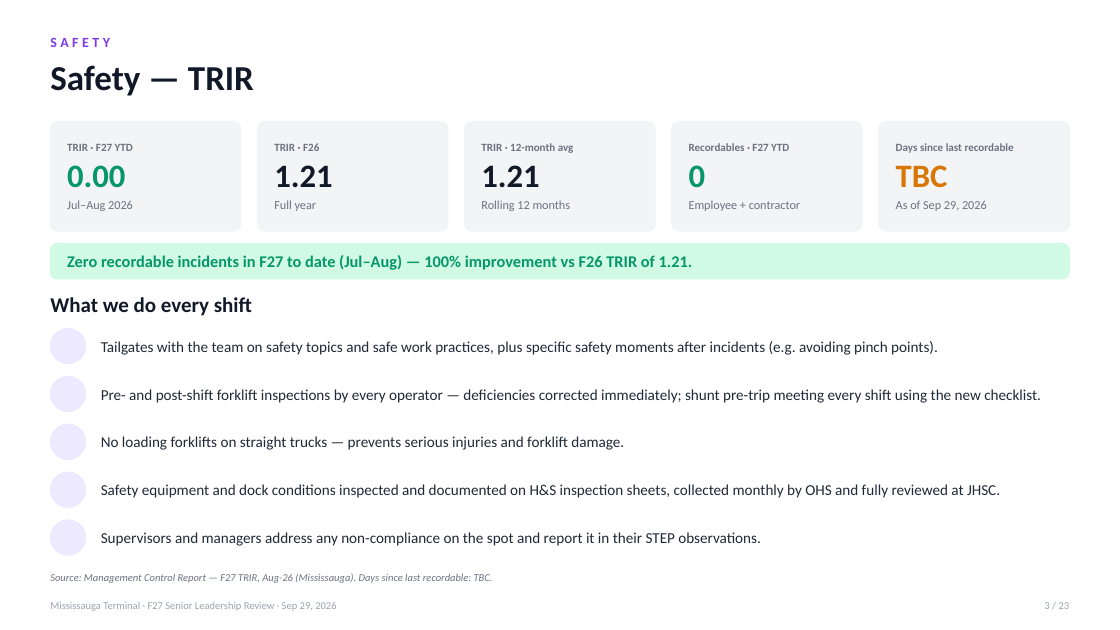
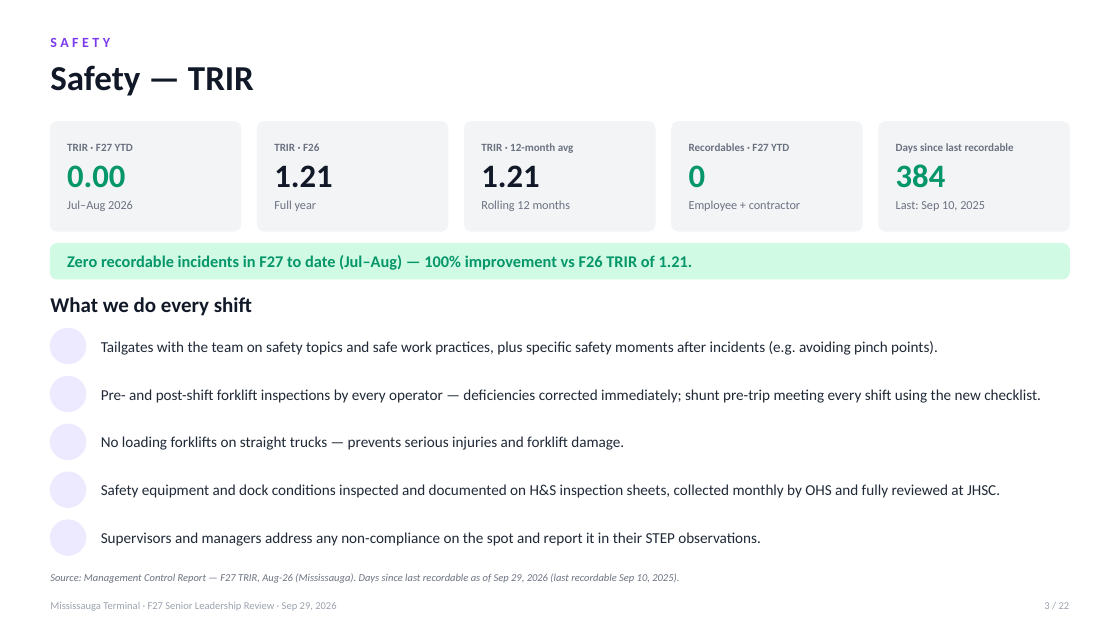
Before and after one commit to FuoriclasseX/mississauga-terminal-f26-cost-transformation-dashboard, a slide deck: slide 3 of presentation/Mississauga_F27_Leadership_Review_Sep29.pptx. Drawn at 1120x630 pixels with LibreOffice and Linux fonts; fonts in the diff are those of the drawing; background and template pictures are left out. Boxes give left, top, right and bottom in pixels: in the first picture for what was removed or moved away, otherwise in the second. Text is boxed around its words. In the diff, an @@ line names an element or a change of style, - is before the commit and + after.

```diff
--- a/presentation/Mississauga_F27_Leadership_Review_Sep29.pptx
+++ b/presentation/Mississauga_F27_Leadership_Review_Sep29.pptx
@@ text at [896,164,946,188]: text changed; text colour #D97706 to #059669 @@
-TBC
+384
@@ text at [896,201,985,211]: text changed @@
-As of Sep 29, 2026
+Last: Sep 10, 2025
@@ text at [50,574,679,583]: text changed @@
-Source: Management Control Report — F27 TRIR, Aug-26 (Mississauga). Days since last recordable: TBC.
+Source: Management Control Report — F27 TRIR, Aug-26 (Mississauga). Days since last recordable as of Sep 29, 2026 (last recordable Sep 10, 2025).
```
Also in this commit, not shown: 20 other slides changed, 1 slide removed.
